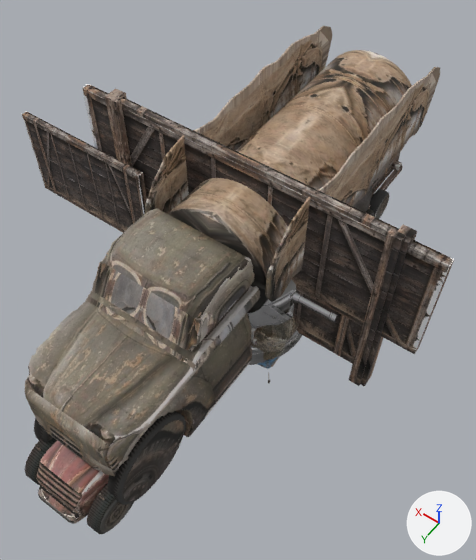
Two versions of the glTF model public/assets/models/wasteland/town/peace-props.glb, one commit apart.
Camera for both pictures: a 50 mm lens placed at (-5.12, 7.44, 12.68), pointed at (-0.08, 0.38, 1.6). Arrows for +X, +Y and +Z are at lower right; the lights stay in place. The first picture is the older version. Where no turn or scale is listed for an object, it has been applied to the vertices. Vertices at exactly the same position are counted once.

The first picture shows 'dust-tanker:photo-carved-cab', 'dust-tanker:photo-turned-fuel-tank', 'dust-tanker:tied-tarpaulin-left', 'dust-tanker:tied-tarpaulin-right', 'dust-tanker:wheel-front-left', 'gunn-turret:turned-body', 'mirage-billboard:painted-board', 'mirage-billboard:rough-pole-left', 'mirage-decoy-tent:large-painted-board', 'mirage-decoy-tent:rough-pole-left', 'mirage-decoy-tent:smaller-rear-board', 'sal-pipe-trailer:pickup-body' and 15 more.
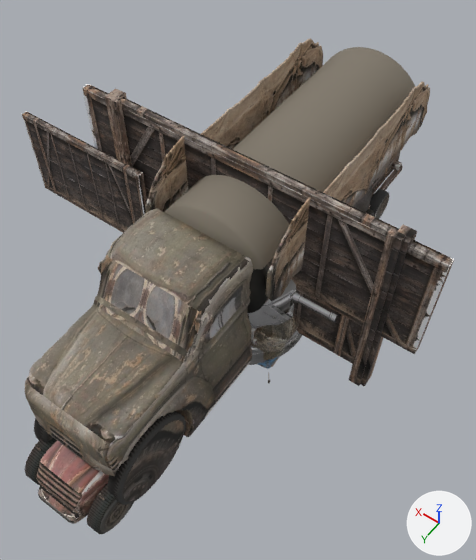
Commit message: refine dust tanker photo model

Scene script edits in JSON lines:
```json
{"block": "me_dust_tanker_photo_carved_cab_002", "where": "# used by ob_dust_tanker_photo_carved_cab; location = (0.0, 0.0, 0.0)"}
{"op": "remove", "block": "me_dust_tanker_photo_carved_cab_002", "code": "me_dust_tanker_photo_carved_cab_002.from_pydata(...)  # 1102 vertices, 2200 faces; spans x -1.29..1.4, y 1.33..5.28, z 0.49..4.03"}
{"op": "add", "block": "me_dust_tanker_photo_carved_cab_002", "code": "me_dust_tanker_photo_carved_cab_002.from_pydata(...)  # 1102 vertices, 2200 faces; spans x -1.15..1.23, y 1.33..5.28, z 0.49..4.03"}
{"block": "me_dust_tanker_photo_carved_cab_002", "change": "me_dust_tanker_photo_carved_cab_002 part 1: 38 vertices moved from x -1.09..1.22, y 1.33..5.25, z 0.56..3.96 to x -1.08..1.22, y 1.34..5.25, z 0.56..3.95; 562 vertices removed from x -1.29..1.4, y 1.33..5.26, z 0.49..4.03; 562 vertices added at x -1.15..1.23, y 1.33..5.27, z 0.49..4.03"}
{"block": "me_dust_tanker_photo_turned_fuel_tank", "where": "me_dust_tanker_photo_turned_fuel_tank.from_pydata(...)  # 2114 vertices, 4224 faces; spans x -1.27..1.27, y -5.27..1.25, z 1.55..4.1"}
{"block": "me_dust_tanker_photo_turned_fuel_tank", "where": "# used by ob_dust_tanker_photo_turned_fuel_tank; location = (0.0, 0.0, 0.0)"}
{"block": "me_dust_tanker_photo_turned_fuel_tank", "change": "me_dust_tanker_photo_turned_fuel_tank part 2: texture (UV) coordinates of 4176 of 4224 faces, centred in x -1.27..1.27, y -5.27..1.21, z 1.56..4.09, changed; they spanned u 0.29..0.95, v 0.29..0.76 and now span u 0.39..1.02, v 0.36..0.61"}
{"block": "me_dust_tanker_tied_tarpaulin_left", "where": "# used by ob_dust_tanker_tied_tarpaulin_left; location = (0.0, 0.0, 0.0)"}
{"op": "remove", "block": "me_dust_tanker_tied_tarpaulin_left", "code": "me_dust_tanker_tied_tarpaulin_left.from_pydata(...)  # 108 vertices, 212 faces; spans x -1.41..-1.37, y -5.52..1.35, z 2.55..4.58"}
{"op": "add", "block": "me_dust_tanker_tied_tarpaulin_left", "code": "me_dust_tanker_tied_tarpaulin_left.from_pydata(...)  # 144 vertices, 284 faces; spans x -1.41..-1.37, y -5.32..1.34, z 2.56..4.57"}
{"block": "me_dust_tanker_tied_tarpaulin_left", "change": "me_dust_tanker_tied_tarpaulin_left part 3: the whole mesh is rebuilt"}
{"block": "me_dust_tanker_tied_tarpaulin_right", "where": "# used by ob_dust_tanker_tied_tarpaulin_right; location = (0.0, 0.0, 0.0)"}
{"op": "remove", "block": "me_dust_tanker_tied_tarpaulin_right", "code": "me_dust_tanker_tied_tarpaulin_right.from_pydata(...)  # 108 vertices, 212 faces; spans x 1.37..1.41, y -5.52..1.35, z 2.55..4.58"}
{"op": "add", "block": "me_dust_tanker_tied_tarpaulin_right", "code": "me_dust_tanker_tied_tarpaulin_right.from_pydata(...)  # 144 vertices, 284 faces; spans x 1.37..1.41, y -5.32..1.34, z 2.56..4.57"}
{"block": "me_dust_tanker_tied_tarpaulin_right", "change": "me_dust_tanker_tied_tarpaulin_right part 4: the whole mesh is rebuilt"}
{"op": "add", "block": "me_dust_tanker_overhead_canvas_shell", "code": ["me_dust_tanker_overhead_canvas_shell = bpy.data.meshes.new('dust-tanker:overhead-canvas-shell')", "me_dust_tanker_overhead_canvas_shell.from_pydata(...)  # 1100 vertices, 2064 faces; spans x -1.16..1.16, y -5.27..1.25, z 2.96..4.17", "me_dust_tanker_overhead_canvas_shell.materials.append(mat_photo___peace_dust_tanker_overhead)  # picture img_peace_dust_tanker_overhead"]}
{"op": "add", "block": "ob_dust_tanker_overhead_canvas_shell", "code": ["ob_dust_tanker_overhead_canvas_shell = bpy.data.objects.new('dust-tanker:overhead-canvas-shell', me_dust_tanker_overhead_canvas_shell)", "ob_dust_tanker_overhead_canvas_shell.location = (0.0, 0.0, 0.0)"]}
```

Where the change shows, as pixel boxes (x1, y1, x2, y2) in the pictures (476 x 560 px):
```json
{"object": "dust-tanker:photo-carved-cab", "change": "reshaped", "before": [25, 208, 260, 476], "after": [25, 208, 253, 476]}
{"object": "dust-tanker:overhead-canvas-shell", "change": "added", "after": [165, 47, 415, 269]}
{"object": "dust-tanker:tied-tarpaulin-right", "change": "reshaped", "before": [145, 26, 332, 214], "after": [145, 38, 323, 213], "on screen": "7% shorter"}
{"object": "dust-tanker:tied-tarpaulin-left", "change": "reshaped", "before": [265, 67, 440, 302], "after": [266, 81, 430, 301], "on screen": "6% narrower, 6% shorter"}
{"part": 2, "of": "me_dust_tanker_photo_turned_fuel_tank", "change": "surface changed", "before": [168, 50, 412, 313], "after": [247, 257, 274, 313]}
```
